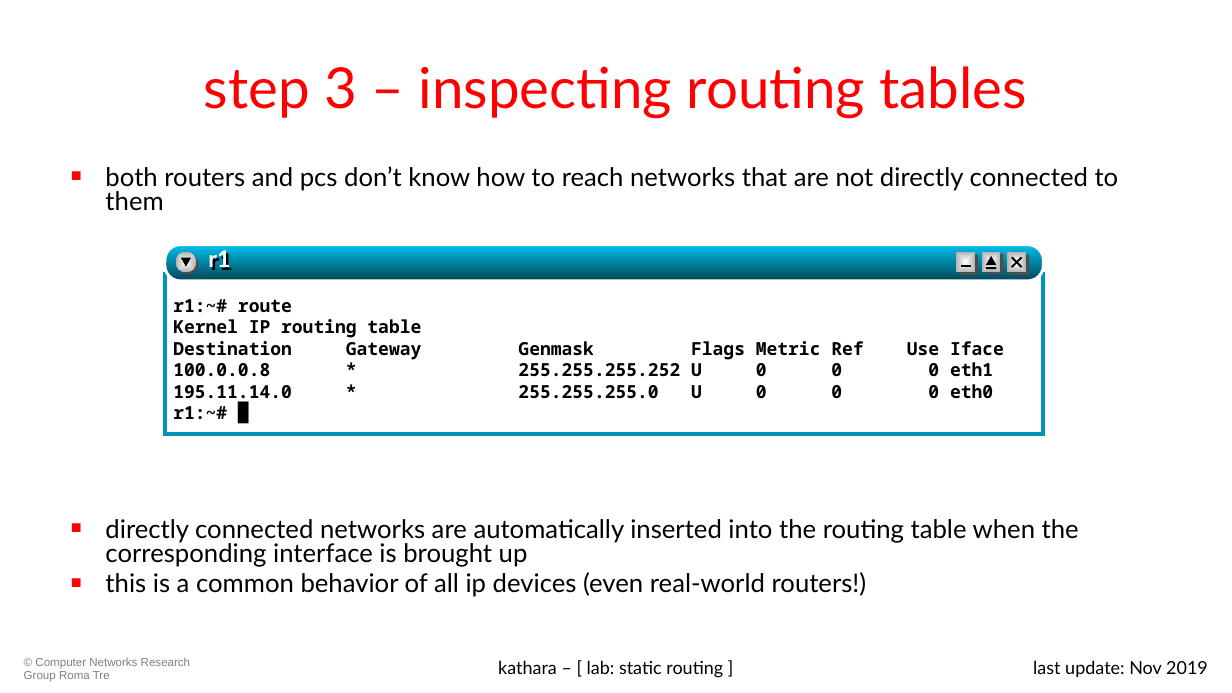
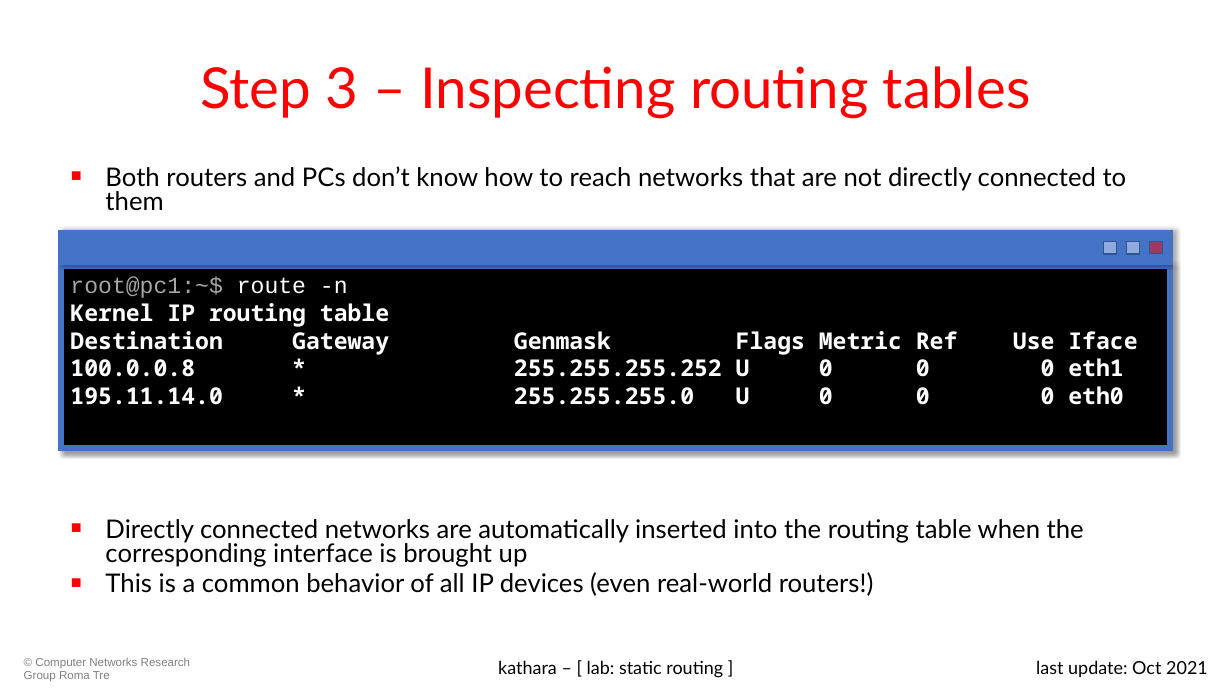
Before and after one commit to KatharaFramework/Kathara-Labs, a slide deck: slide 8 of Basic Topics/Static routing/004-kathara-lab_static-routing.pptx (slide 10 before the commit). Drawn at 1232x693 pixels with LibreOffice and Linux fonts; fonts in the diff are those of the drawing. Boxes give left, top, right and bottom in pixels: in the first picture for what was removed or moved away, otherwise in the second. Text is boxed around its words. In the diff, an @@ line names an element or a change of style, - is before the commit and + after.

```diff
--- a/Basic Topics/Static routing/004-kathara-lab_static-routing.pptx
+++ b/Basic Topics/Static routing/004-kathara-lab_static-routing.pptx
@@ title at box(201, 66, 1030, 118): text changed @@
-step 3 – inspecting routing tables
+Step 3 – Inspecting routing tables
@@ text at box(105, 166, 1127, 596): text changed @@
-■ both routers and pcs don’t know how to reach networks that are not directly connected to them
-■ directly connected networks are automatically inserted into the routing table when the corresponding interface is brought up
-■ this is a common behavior of all ip devices (even real-world routers!)
+■ Both routers and PCs don’t know how to reach networks that are not directly connected to them
+■ Directly connected networks are automatically inserted into the routing table when the corresponding interface is brought up
+■ This is a common behavior of all IP devices (even real-world routers!)
@@ rectangle added at box(61, 233, 1170, 262), fill #4472C4, outline #4472C4 4.5 pt @@
@@ text in rectangle at box(61, 266, 1170, 448): paragraph removed @@
-r1:~# █
@@ rectangle "root@pc1:~$ route -n": place and size @@
-rectangle "root@pc1:~$ route -n" at box(173, 299, 993, 399)
+rectangle "root@pc1:~$ route -n" at box(61, 266, 1170, 448)
@@ rectangle "root@pc1:~$ route -n" at box(61, 266, 1170, 448): fill none to #000000; outline none to #4472C4 4.5 pt; shadow on @@
@@ group removed at box(165, 245, 1043, 433): 6 rectangles, 4 lines, 2 ellipses, 2 triangles, 1 rounded rectangle, 1 text @@
-r1
@@ rectangle: place and size @@
-rectangle at box(1007, 252, 1026, 273)
+rectangle at box(1104, 241, 1116, 254)
@@ rectangle at box(1104, 241, 1116, 254): fill gradient #FFFFFF to #B2B2B2 to #8FAADC; outline none to #325491 1 pt @@
@@ rectangle added at box(1127, 241, 1140, 254), fill #8FAADC, outline #325491 1 pt @@
@@ rectangle added at box(1150, 241, 1163, 254), fill #FF0000 at 50% opacity, outline #325491 1 pt @@
@@ text in rectangle at box(70, 276, 348, 298): text changed; size 14 to 18 pt; font Noto Sans Mono to Courier New; text colour #000000 to #A6A6A6; bold off @@
-r1:~# route
+root@pc1:~$ route -n
@@ text in rectangle at box(70, 303, 1123, 405): size 14 to 18 pt, text colour #000000 to #FFFFFF in "Kernel IP routing table", "Destination Gateway Genmask Flags Metric Ref Use ...", "100.0.0.8 * 255.255.255.252 U 0 0 0 ...", "195.11.14.0 * 255.255.255.0 U 0 0 0 ..." @@
@@ text at box(1036, 660, 1208, 677): text changed @@
-last update: Nov 2019
+last update: Oct 2021
```
Also in this commit, not shown: 17 other slides changed, 2 slides removed, 9 other files.
